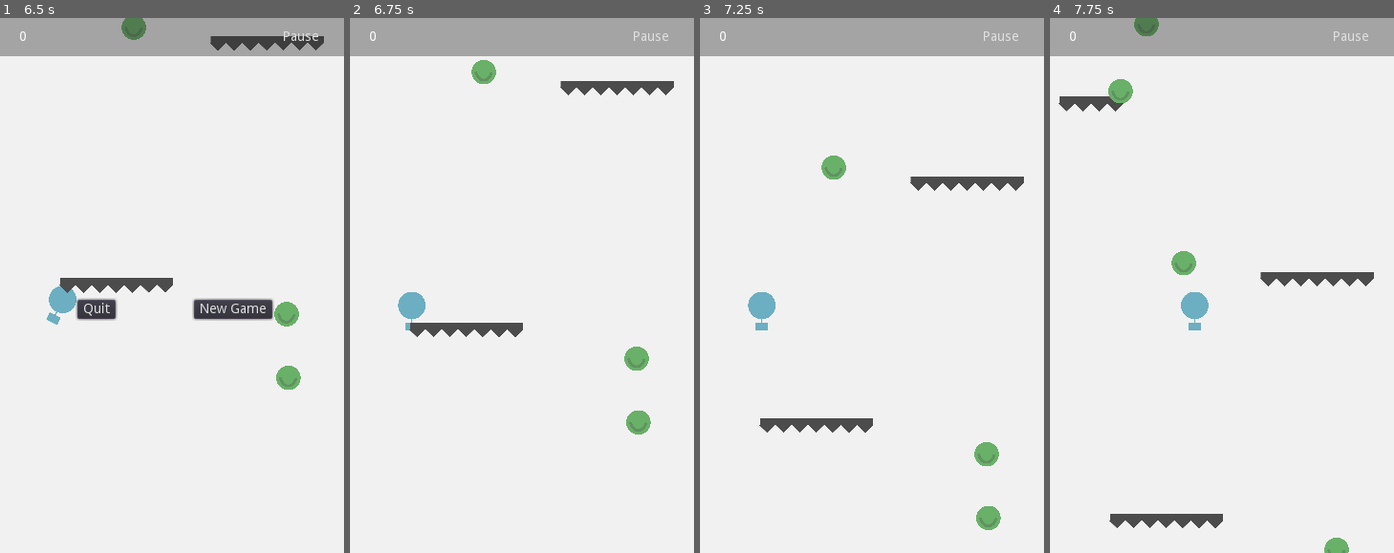
Above: before the commit, frames 1-4 (left to right).
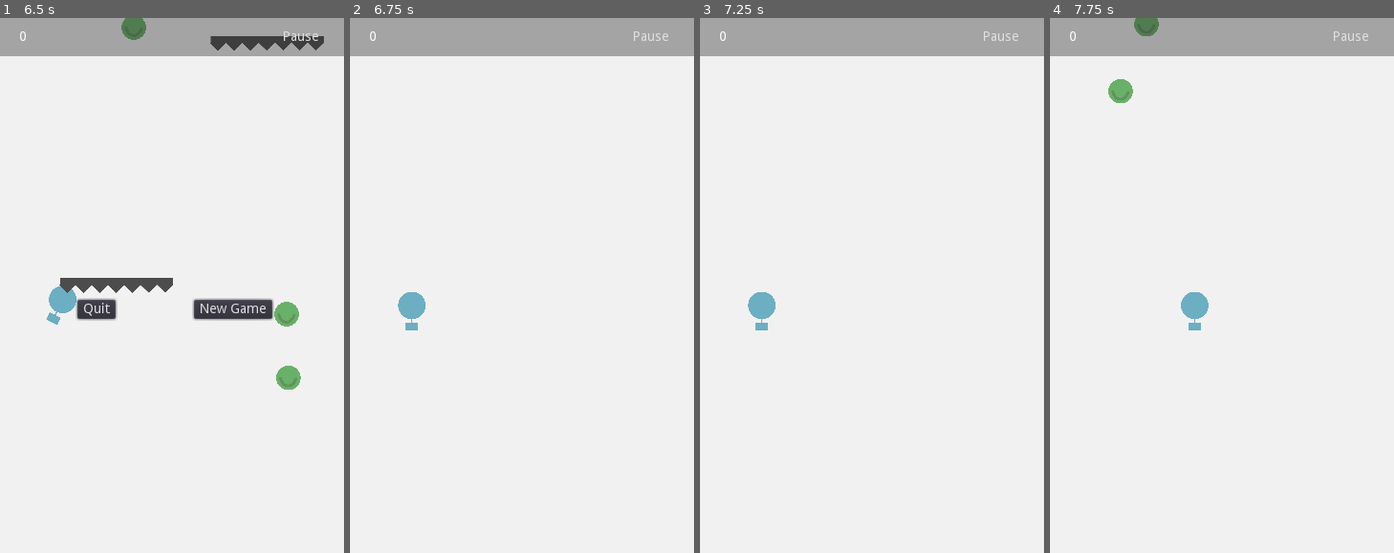
Above: after the commit, the same moments.

Repository: efenstakes/psnn
Game: Godot game, scene res://scenes/PSNN.tscn
Same seed, same stepped clock (60 frames per second), same inputs: the game is played once before the commit and once after it.
Inputs:
- Up to frame 1 (6.5 s): tap Enter at 0.5 s; hold Right (ui_right) 0.53-1.28 s; hold Left (ui_left) 1.28-2.03 s; hold Right (ui_right) 2.03-3.53 s; hold Left (ui_left) 3.53-5.78 s; tap Escape (ui_cancel) at 4.15 s; hold Right (ui_right) from 5.78 s (still down)
- Up to frame 2 (6.75 s): release Right (ui_right) at 6.5 s; click "New Game" at 6.5 s
- Up to frame 3 (7.25 s): no input
- Up to frame 4 (7.75 s): hold Right (ui_right) from 7.28 s (still down)

Frame 1 is identical in both runs. In frame 2, 2.1% of the frame differs, in the area x 17-95%, y 7-78%; in frame 3, 2.1%; in frame 4, 2.1%, in the area x 2-95%, y 14-100%.

Commit message:
update scene & comment out any game pause/unpause logic & process logic

Diff:
--- a/scenes/PSNN.tscn
+++ b/scenes/PSNN.tscn
@@ -28,6 +28,8 @@
 [node name="Spawner" parent="." instance=ExtResource( 3 )]
 position = Vector2( 235, -180 )
 
-[node name="HUD" parent="." instance=ExtResource( 4 )]
+[node name="HUDDER" type="Node2D" parent="."]
+
+[node name="HUD" parent="HUDDER" instance=ExtResource( 4 )]
 
 [node name="GameOverHUD" parent="." instance=ExtResource( 6 )]
--- a/scripts/PSNN.gd
+++ b/scripts/PSNN.gd
@@ -5,15 +5,43 @@
 
 # Called when the node enters the scene tree for the first time.
 func _ready():
+	#pause_mode = Node.PAUSE_MODE_PROCESS
+
 	GameOverHUD.visible  = false
 	EventManager.connect("new_game", self, "_onNewGameStarted")
 	EventManager.connect("player_died", self, "_onPlayerDied")
 
 
 func _onNewGameStarted()-> void:
+	for item in get_tree().get_nodes_in_group("Barrier"):
+		item.queue_free()
+
+	for item in get_tree().get_nodes_in_group("Balloon"):
+		item.queue_free()
+
 	GameOverHUD.visible  = false
 
 
 func _onPlayerDied()-> void:
 	print("player died")
 	GameOverHUD.visible  = true
+
+
+
+
+#func _process(delta):
+#	if Input.is_action_just_pressed("ui_cancel"):
+#		if get_tree().paused:
+#			GameManager.unpause_game()
+#		else:
+#			GameManager.unpause_game()
+
+#func _unhandled_key_input(event):
+#	if Input.is_action_just_pressed("ui_cancel"):
+#		if get_tree().paused:
+#			GameManager.unpause_game()
+#		else:
+#			GameManager.unpause_game()
+#
+#	if get_tree().paused:
+#		GameManager.unpause_game()
